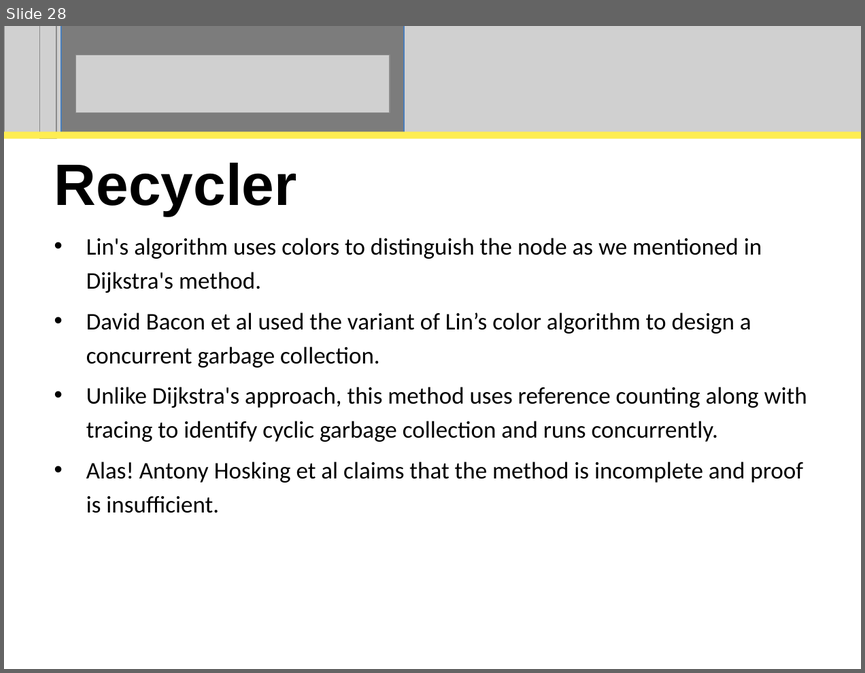
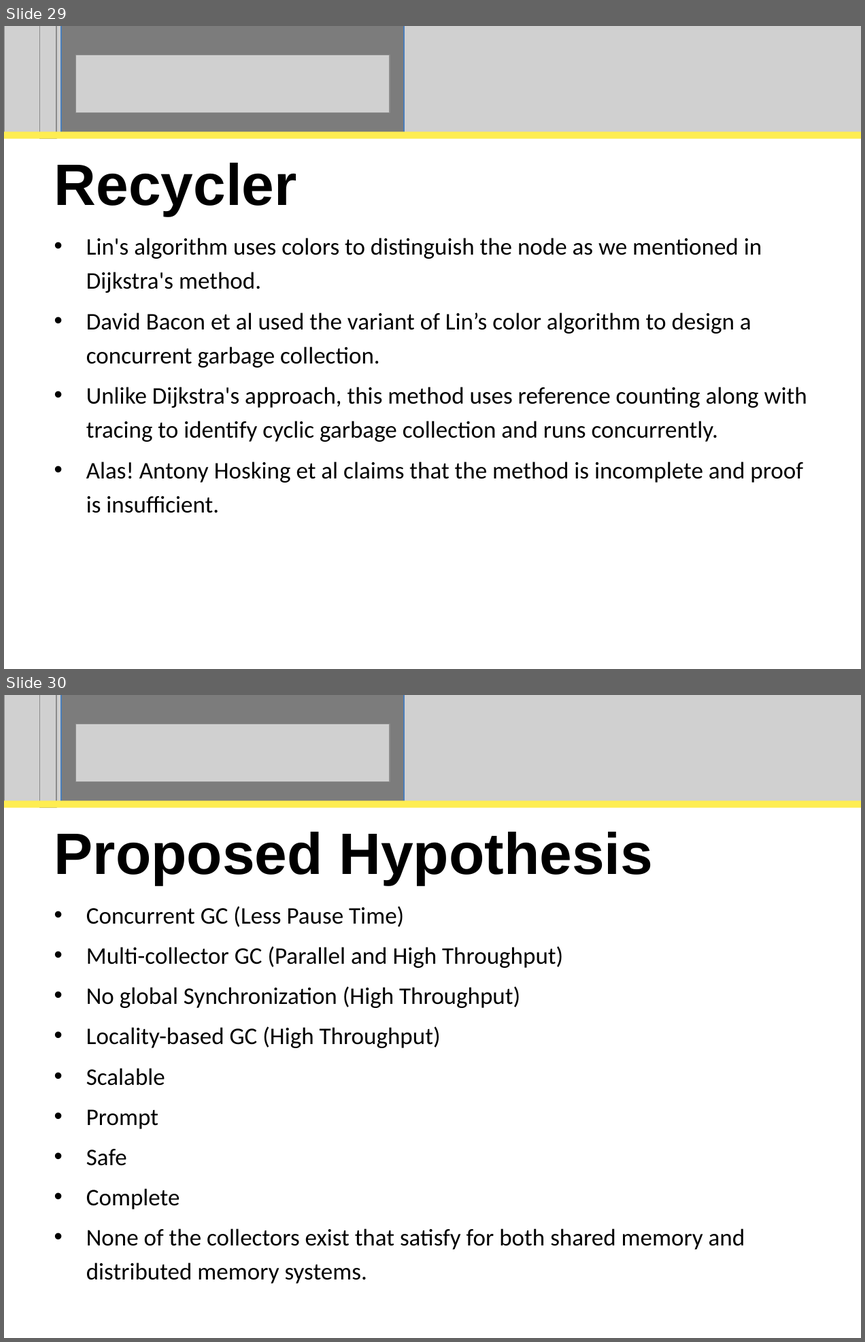
Before and after one commit to perpetualcoder/thesis, a slide deck: thesisppt/defense.ppt. Shown one above the other, each under a label of ours: slide 28 before the commit, slides 29 and 30 after it. The pictures are 865x673 and 865x1342 pixels, drawn with LibreOffice and Linux fonts; fonts in the diff are those of the drawing; grey boxes stand for pictures. Boxes give left, top, right and bottom in pixels: in the first picture for what was removed or moved away, otherwise in the second. Text is boxed around its words. In the diff, an @@ line names an element or a change of style, - is before the commit and + after.

```diff
--- a/thesisppt/defense.ppt
+++ b/thesisppt/defense.ppt
@@ slide 30 added at [4,695,861,1338], background #FFFFFF @@
@@ picture added at [4,695,861,802] @@
@@ picture added at [40,695,56,808] @@
@@ rectangle added at [61,695,404,802], fill #000000 at 40% opacity, outline #4A7EBB 0.74 pt @@
@@ picture added at [76,724,390,783] @@
@@ rectangle added at [4,800,861,807], fill #FEED52 @@
@@ title added at [54,832,653,885], 49 pt, text #000000, bold @@
+Proposed Hypothesis
@@ subtitle added at [86,906,745,1283], 20 pt, text #000000 @@
+• Concurrent GC (Less Pause Time)
+• Multi-collector GC (Parallel and High Throughput)
+• No global Synchronization (High Throughput)
+• Locality-based GC (High Throughput)
+• Scalable
+• Prompt
+• Safe
+• Complete
+• None of the collectors exist that satisfy for both shared memory and distributed memory systems.
@@ what was slide 28 is now slide 29 @@
```
Also in this commit, not shown: 21 slides changed, 2 other slides added, 4 slides removed, 8 other files.
